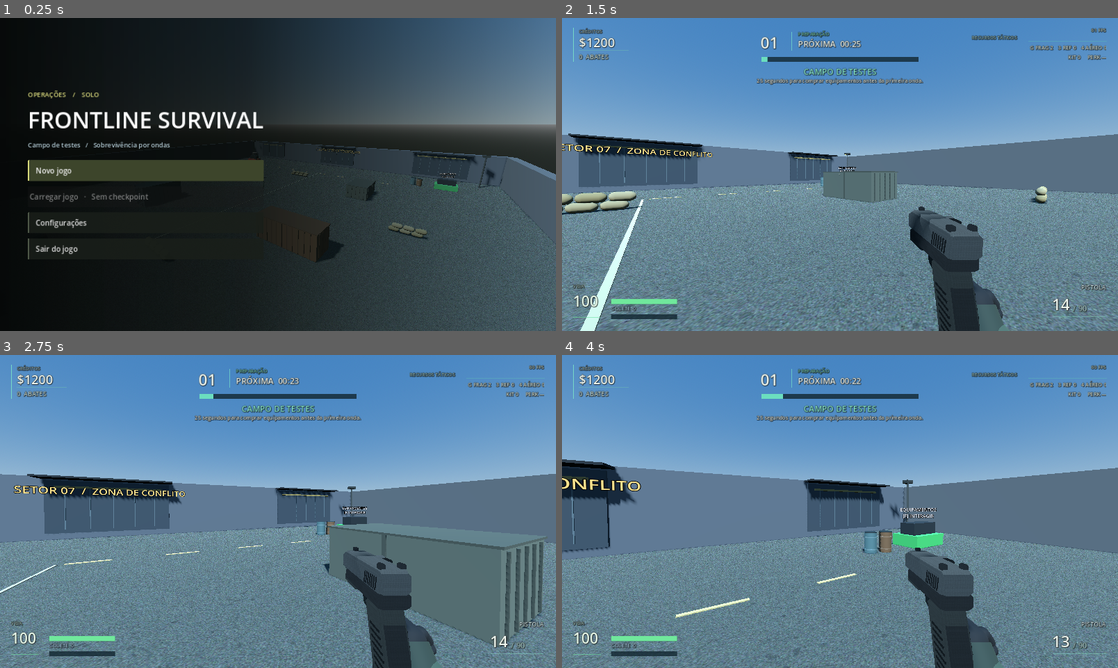
Above: before the commit, frames 1-4 (two rows, left to right).
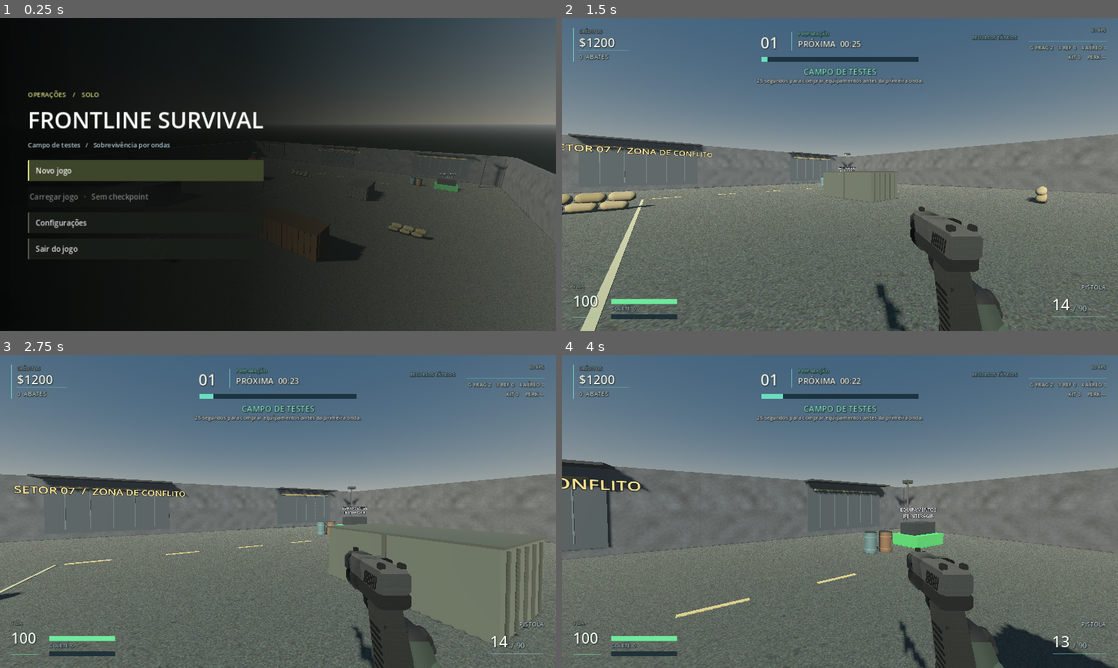
Above: after the commit, the same moments.

Repository: TPollTech/Frontline-Survival
Game: Godot game, scene res://scenes/main.tscn
Same seed, same stepped clock (60 frames per second), same inputs: the game is played once before the commit and once after it.
Inputs (mouse positions are in pixels of both pictures, inside the frame that each line leads up to):
- Up to frame 1 (0.25 s): no input
- Up to frame 2 (1.5 s): click "Novo jogo" at 0.5 s; tap Enter at 1.25, 1.35 s; move the mouse to (867, 174) at 1.27 s; hold W from 1.28 s (still down); click (867, 174) at 1.42 s
- Up to frame 3 (2.75 s): keep holding W; tap Space at 1.52, 2.27 s; move the mouse to (250, 511) at 2.02 s; tap Keypad Enter at 2.1 s
- Up to frame 4 (4 s): keep holding W; move the mouse to (851, 505) at 2.77 s; tap F at 2.85 s; move the mouse to (834, 517) at 3.52 s; tap 1 at 3.6 s; click (834, 517) at 3.67 s; tap Space at 3.77 s

The runs differ from the first frame. In frame 1, 13% of the frame differs, in the area x 57-100%, y 0-100%; in frame 2, 93%, in the area x 0-100%, y 0-100%; in frame 3, 92%; in frame 4, 91%.

Commit message:
Remodela silhuetas do arsenal, ilumina o depósito e remasteriza dez efeitos WAV

Diff:
--- a/scripts/main.gd
+++ b/scripts/main.gd
@@ -372,18 +372,22 @@
     environment.background_mode = Environment.BG_SKY
     var sky := Sky.new()
     var sky_mat := ProceduralSkyMaterial.new()
-    sky_mat.sky_top_color = Color(0.26, 0.51, 0.76)
-    sky_mat.sky_horizon_color = Color(0.73, 0.82, 0.86)
+    sky_mat.sky_top_color = Color(0.25, 0.38, 0.49)
+    sky_mat.sky_horizon_color = Color(0.78, 0.76, 0.70)
     sky_mat.ground_bottom_color = Color(0.17, 0.20, 0.19)
     sky.sky_material = sky_mat
     environment.sky = sky
     environment.ambient_light_source = Environment.AMBIENT_SOURCE_SKY
     environment.ambient_light_energy = 0.65
+    environment.fog_enabled = true
+    environment.fog_light_color = Color(0.64, 0.68, 0.69)
+    environment.fog_density = 0.0025
     world_env.environment = environment
     add_child(world_env)
     var sun := DirectionalLight3D.new()
-    sun.rotation_degrees = Vector3(-52, -32, 0)
-    sun.light_energy = 1.15
+    sun.rotation_degrees = Vector3(-32, -49, 0)
+    sun.light_color = Color(1.0, 0.90, 0.77)
+    sun.light_energy = 1.24
     sun.shadow_enabled = true
     add_child(sun)
     var ground := _add_box(Vector3(0, -0.5, 0), Vector3(52, 1, 52), Color(0.83, 0.87, 0.83))
@@ -515,6 +519,10 @@
     cube.size = dimensions
     model.mesh = cube
     var mat := StandardMaterial3D.new()
+    if solid and dimensions.y > 4.0 and maxf(dimensions.x, dimensions.z) > 30.0:
+        mat.albedo_texture = preload("res://assets/textures/depot_concrete.png")
+        mat.uv1_triplanar = true
+        mat.uv1_scale = Vector3.ONE * 0.27
     mat.albedo_color = tint
     mat.roughness = 0.92
     model.material_override = mat
Binary file changed: assets/models/lmg.glb
Binary file changed: assets/models/lmg_action.glb
Binary file changed: assets/models/lmg_body.glb
Binary file changed: assets/models/lmg_mag.glb
Binary file changed: assets/models/pistol.glb
Binary file changed: assets/models/pistol_action.glb
Binary file changed: assets/models/pistol_body.glb
Binary file changed: assets/models/pistol_mag.glb
Binary file changed: assets/models/rifle.glb
Binary file changed: assets/models/rifle_action.glb
Binary file changed: assets/models/rifle_body.glb
Binary file changed: assets/models/rifle_mag.glb
(and 18 more such lines)
